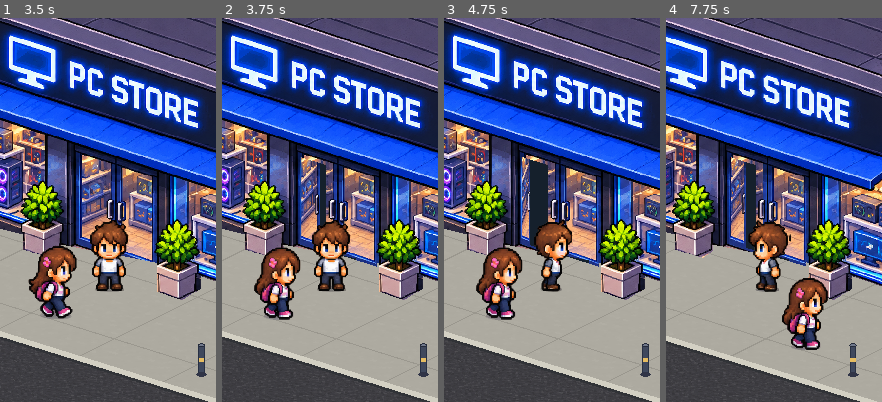
Above: before the commit, frames 1-4 (left to right).
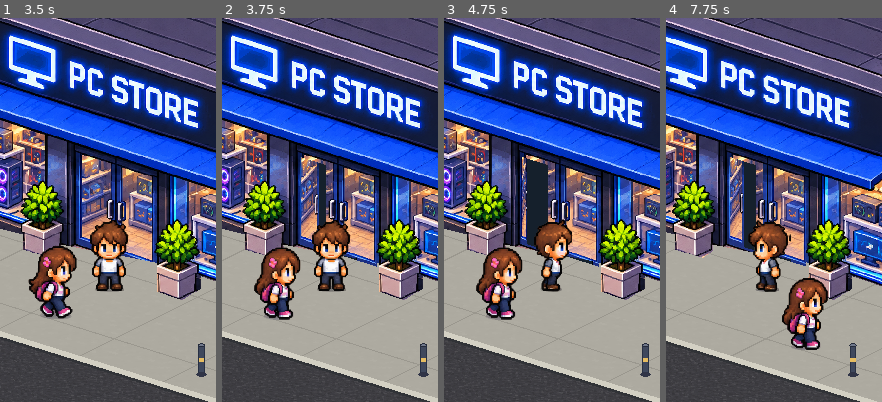
Above: after the commit, the same moments.

Repository: RiltonMaciel/Pixel-PC-Tycoon
Game: Godot game, scene res://scenes/RuaComercial.tscn
Same seed, same stepped clock (60 frames per second), same inputs: the game is played once before the commit and once after it.
Inputs (mouse positions are % of the whole screen's width and height, from its top left):
- Up to frame 1 (3.5 s): click "Loja" at 0.5 s; click "Cliente" at 1.25 s; click "Montagem" at 2 s; click "Estoque" at 2.75 s
- Up to frame 2 (3.75 s): click "A" at 3.5 s
- Up to frame 3 (4.75 s): tap Enter (ui_accept) at 4.25, 4.52 s; move the mouse to (72, 45) at 4.27 s; hold Right (ui_right) from 4.28 s (still down); click (72, 45) at 4.42 s
- Up to frame 4 (7.75 s): release Right (ui_right) at 5 s; drag from (30, 55) to (45, 70) at 5.02 s; move the mouse to (60, 28) at 5.77 s; hold Right (ui_right) 5.78-6.5 s; drag from (45, 70) to (20, 35) at 6.52 s; move the mouse to (80, 65) at 7.27 s; hold Left (ui_left) from 7.28 s (still down); tap Enter (ui_accept) at 7.52 s
The pictures show only the part of the screen within x 25-75%, y 14-64%; the shares and areas given below are measured in that part.

Frame 1 is identical in both runs. In frame 2, 0.5% of the frame differs, in the area x 36-70%, y 36-64%; in frame 3, 0.8%; in frame 4, 1.3%, in the area x 29-65%, y 36-65%.

Commit message:
fix: suavizar abertura da porta e evitar tweens concorrentes

Diff:
--- a/scripts/PortaLoja.gd
+++ b/scripts/PortaLoja.gd
@@ -1,6 +1,7 @@
 extends Node2D
 ## Anima recortes da propria fachada; nao sobrepoe a porta SVG de outro predio.
 const QUAD: Array[Vector2] = [Vector2(584,539),Vector2(744,590),Vector2(744,765),Vector2(584,715)]
+var tween_abertura: Tween
 var esquerda: Polygon2D
 var direita: Polygon2D
 var abertura: float = 0.0:
@@ -37,10 +38,15 @@
     direita.polygon = PackedVector2Array([topo.lerp(QUAD[1],fator),QUAD[1],QUAD[2],base.lerp(QUAD[2],fator)])
 
 func animar(abrir: bool) -> void:
+    # Uma segunda interacao nao pode deixar dois tweens disputando as folhas.
+    if tween_abertura != null and tween_abertura.is_running():
+        tween_abertura.kill()
     visible = true
     abertura = 0.0 if abrir else 1.0
-    var tween := create_tween()
-    tween.tween_property(self,"abertura",1.0 if abrir else 0.0,0.35)
-    await tween.finished
+    tween_abertura = create_tween()
+    tween_abertura.set_trans(Tween.TRANS_SINE)
+    tween_abertura.set_ease(Tween.EASE_IN_OUT)
+    tween_abertura.tween_property(self, "abertura", 1.0 if abrir else 0.0, 0.35)
+    await tween_abertura.finished
     if not abrir:
         visible = false
